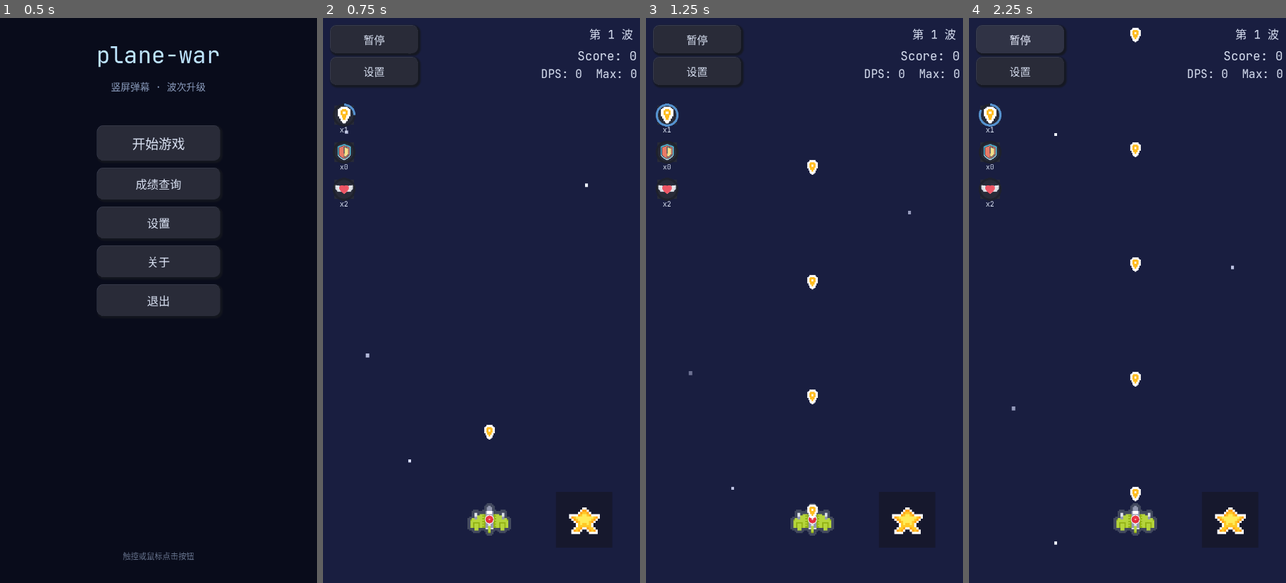
Above: before the commit, frames 1-4 (left to right).
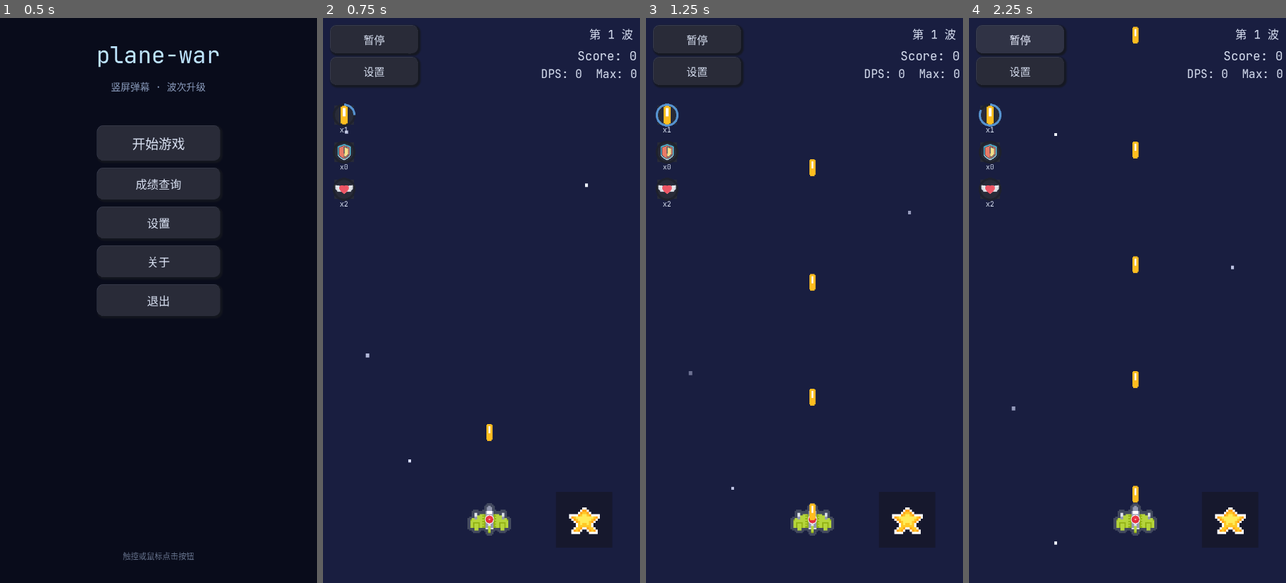
Above: after the commit, the same moments.

Repository: qingzhixing/plane-war
Game: Godot game, scene res://scenes/MainMenu.tscn
The game is run twice, just before and just after one commit, with the same random seed, the same clock (stepped at 60 frames per second) and the same inputs. Sound files missing from this copy of the repository are replaced by a short silence.
Inputs:
- Up to frame 1 (0.5 s): no input
- Up to frame 2 (0.75 s): click "开始游戏" at 0.5 s
- Up to frame 3 (1.25 s): no input
- Up to frame 4 (2.25 s): click "暂停" at 1.25 s; click "继续" at 2 s

Frame 1 is identical in both runs. In frame 2, 0.1% of the frame differs, in the area x 4-55%, y 15-75%; in frame 3, 0.3%; in frame 4, 0.4%, in the area x 4-55%, y 1-86%.

Commit message:
👌 IMPROVE: 更换玩家子弹贴图

Diff:
--- a/scenes/bullets/PlayerBullet.tscn
+++ b/scenes/bullets/PlayerBullet.tscn
@@ -3,9 +3,8 @@
 [ext_resource type="Script" uid="uid://dkesqeyvv67v1" path="res://scripts/bullets/PlayerBullet.gd" id="1_script"]
 [ext_resource type="Texture2D" uid="uid://bquveuxuu5fn7" path="res://assets/sprites/bullets/player_bullet.png" id="2_p7wmw"]
 
-[sub_resource type="CapsuleShape2D" id="1_shape"]
-radius = 11.666666
-height = 31.42857
+[sub_resource type="RectangleShape2D" id="RectangleShape2D_p7wmw"]
+size = Vector2(14, 38)
 
 [node name="PlayerBullet" type="Area2D" unique_id=1489504139]
 z_index = 12
@@ -18,4 +17,5 @@
 texture = ExtResource("2_p7wmw")
 
 [node name="CollisionShape2D" type="CollisionShape2D" parent="." unique_id=2068878352]
-shape = SubResource("1_shape")
+position = Vector2(0, 3)
+shape = SubResource("RectangleShape2D_p7wmw")
Binary file changed: assets/sprites/bullets/player_bullet.png
